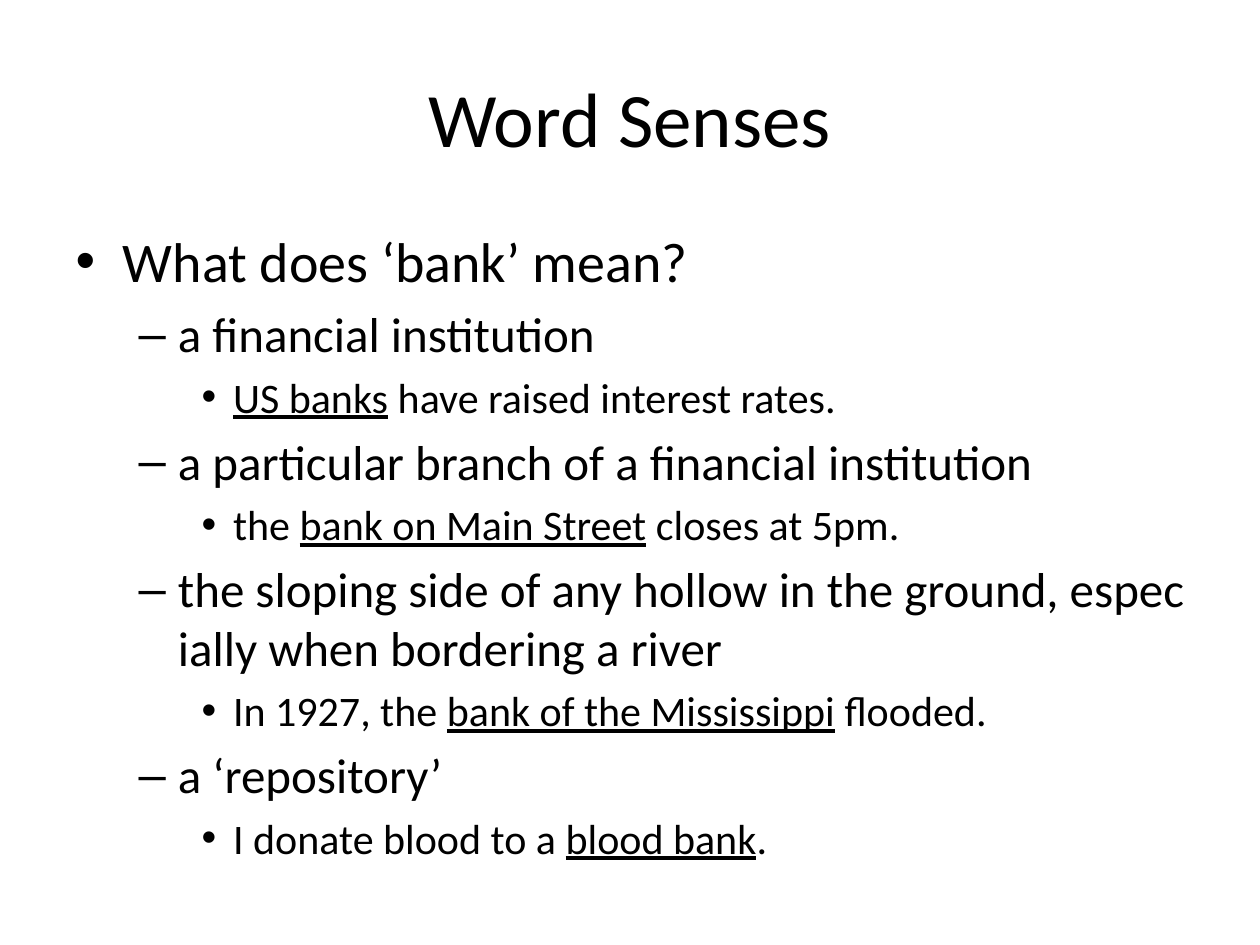
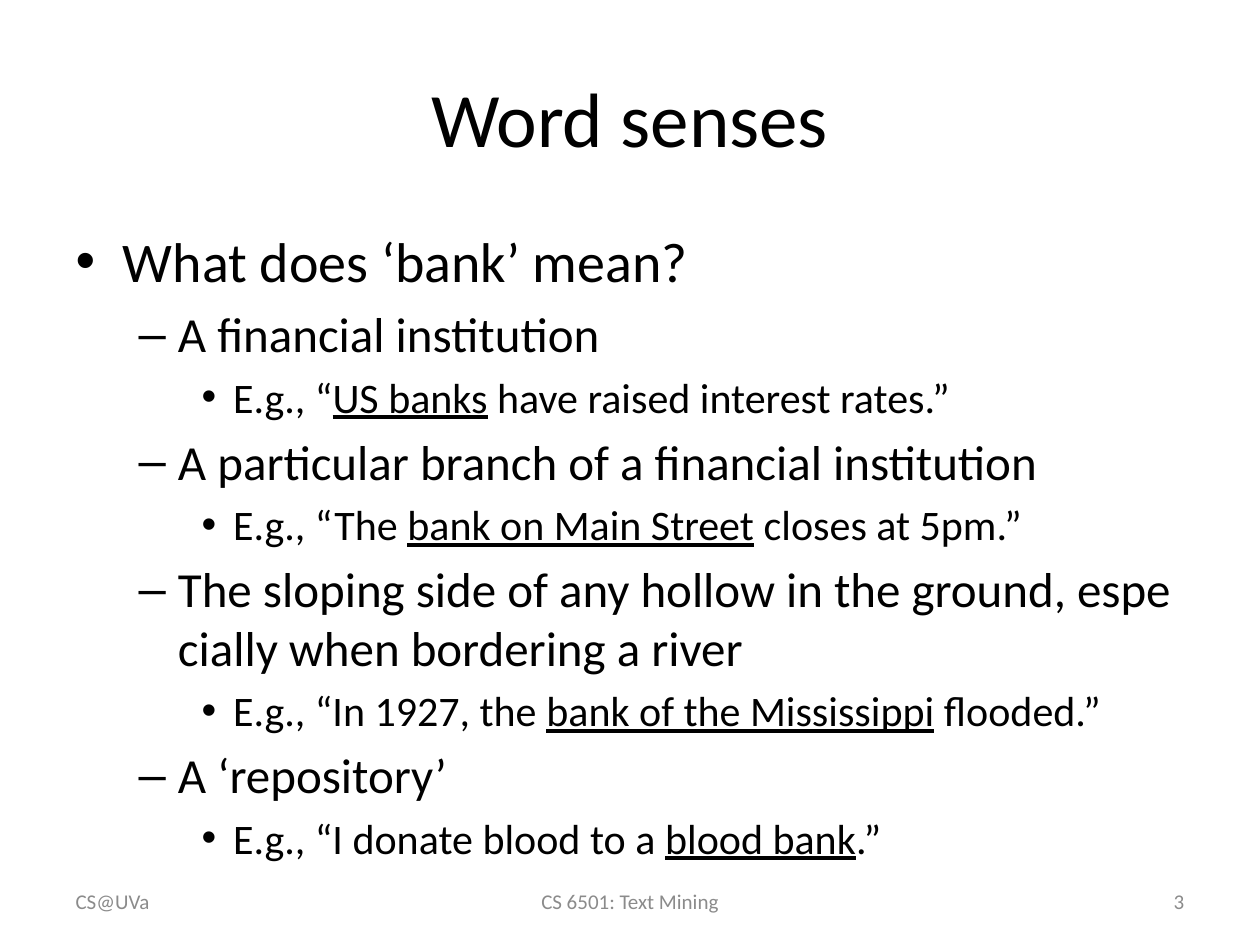
Before and after one commit to wang296/CS6501-Text-Mining, a slide deck: slide 3 of _site/docs/LexicalSemanticsWordSenses.pptx. Drawn at 1260x945 pixels with LibreOffice and Linux fonts; fonts in the diff are those of the drawing. Boxes give left, top, right and bottom in pixels: in the first picture for what was removed or moved away, otherwise in the second. Text is boxed around its words. In the diff, an @@ line names an element or a change of style, - is before the commit and + after.

```diff
--- a/_site/docs/LexicalSemanticsWordSenses.pptx
+++ b/_site/docs/LexicalSemanticsWordSenses.pptx
@@ title at bbox=[431, 93, 828, 148]: text changed @@
-Word Senses
+Word senses
@@ text at bbox=[178, 318, 1101, 862]: text changed; size 28 to 24 pt @@
-  – a financial institution
-    • US banks have raised interest rates.
-  – a particular branch of a financial institution
-    • the bank on Main Street closes at 5pm.
-  – the sloping side of any hollow in the ground, especially when bordering a river
-    • In 1927, the bank of the Mississippi flooded.
-  – a ‘repository’
-    • I donate blood to a blood bank.
+  – A financial institution
+    • E.g., “US banks have raised interest rates.”
+  – A particular branch of a financial institution
+    • E.g., “The bank on Main Street closes at 5pm.”
+  – The sloping side of any hollow in the ground, especially when bordering a river
+    • E.g., “In 1927, the bank of the Mississippi flooded.”
+  – A ‘repository’
+    • E.g., “I donate blood to a blood bank.”
@@ text added at bbox=[76, 895, 150, 912], 12 pt, text #8C8C8C @@
+CS@UVa
@@ text added at bbox=[541, 895, 718, 913], 12 pt, text #8C8C8C @@
+CS 6501: Text Mining
@@ page number added at bbox=[1174, 895, 1185, 909], 12 pt, text #8C8C8C @@
+3
```
Also in this commit, not shown: 20 other slides changed, 7 other files.
